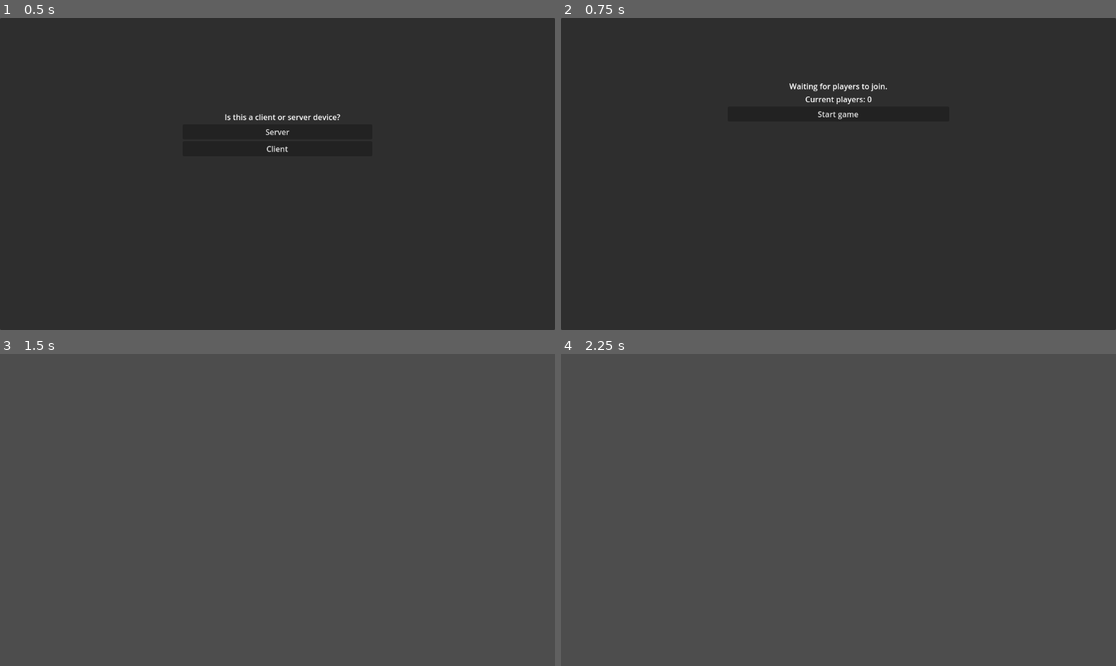
Above: before the commit, frames 1-4 (two rows, left to right).
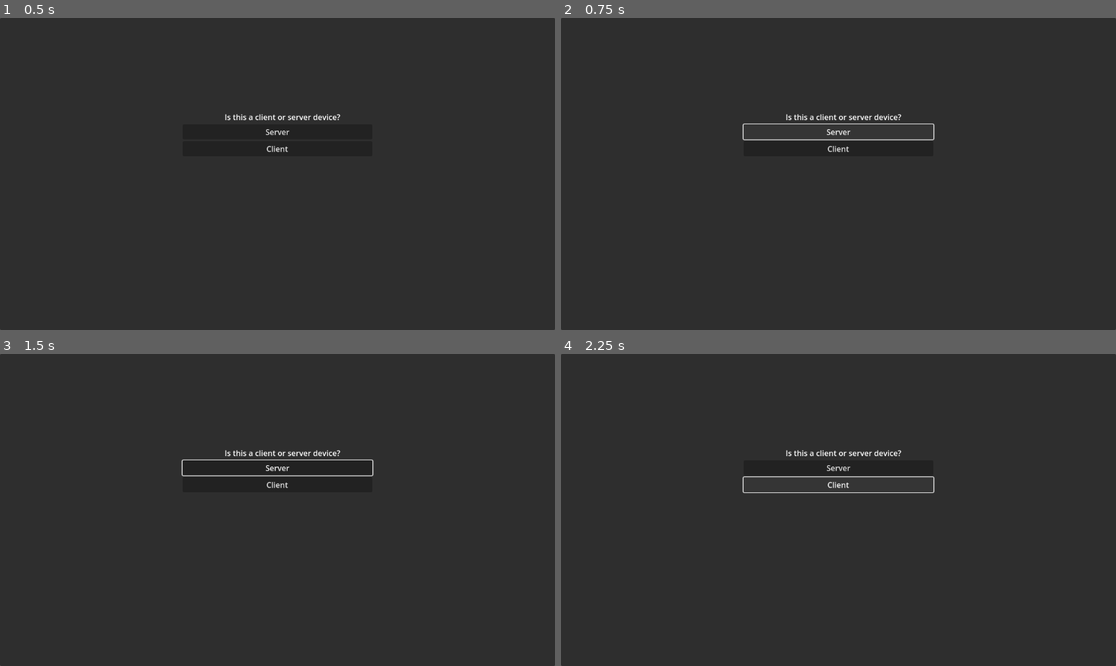
Above: after the commit, the same moments.

Repository: klewicki/GGJ2024Game
Game: Godot game, scene res://scenes/MainMenu.tscn
Same seed, same stepped clock (60 frames per second), same inputs: the game is played once before the commit and once after it.
Inputs (mouse positions are in pixels of both pictures, inside the frame that each line leads up to):
- Up to frame 1 (0.5 s): no input
- Up to frame 2 (0.75 s): click "Server" at 0.5 s
- Up to frame 3 (1.5 s): click (277, 450) at 1.25 s, where only the run before the commit has a clickable "Start game"
- Up to frame 4 (2.25 s): click (838, 485) at 2 s, where only the run after the commit has a clickable "Client"

Frame 1 is identical in both runs. In frame 2, 0.9% of the frame differs, in the area x 32-68%, y 20-43%; in frame 3, 100%, in the area x 0-100%, y 0-100%; in frame 4, 98%.
Error after the commit: Parse Error: Class "ServerClientSelector" hides a global script class. (res://Scripts/ServerClientSelector.gd:1)

Commit message:
Added class_name to scripts, made the server hold a ref to the server panel controller, made the ServerClientSelector fill out that reference, implemented displaying the number of connected players in the ServerPanel

Diff:
--- a/GodotProject/scripts/Client.gd
+++ b/GodotProject/scripts/Client.gd
@@ -1 +1,2 @@
+class_name Client
 extends Node
--- a/GodotProject/scripts/Server.gd
+++ b/GodotProject/scripts/Server.gd
@@ -1,16 +1,25 @@
+class_name Server
 extends Node
+
+var PanelController : ServerPanelController;
 
 const PORT : int =  50000;
 const MAX_CLIENTS : int = 5;
 var Peer : ENetMultiplayerPeer
+var PlayerCount : int = 0;
 
 func _ready():
 	print("starting up server on port " + str(PORT));
 	Peer = ENetMultiplayerPeer.new();
 	var error = Peer.create_server(PORT, MAX_CLIENTS)
+	if(error):
+		print("Error creating server");
 	multiplayer.multiplayer_peer = Peer;
 	multiplayer.peer_connected.connect(OnPlayerConnected)
 
 func OnPlayerConnected(playerId : int):
 		print("player with id " + str(playerId) + " connected!");
+		PlayerCount += 1;
+		if(PanelController != null):
+			PanelController.UpdatePlayerCount(PlayerCount);
 		#TODO: implement logic
--- a/GodotProject/scripts/ServerClientSelector.gd
+++ b/GodotProject/scripts/ServerClientSelector.gd
@@ -1,3 +1,4 @@
+class_name ServerClientSelector
 extends Node
 
 @export
@@ -11,7 +12,10 @@
 
 func ServerButtonClicked():
 	print("server button clicked!");
-	get_tree().root.add_child(ServerPrefab.instantiate());
+	var serverInstance = ServerPrefab.instantiate();
+	get_tree().root.add_child(serverInstance);
+	var server = serverInstance as Server;
+	server.PanelController = ServerPanel.get_script() as ServerPanelController
 	ServerPanel.set_process(true);
 	ServerPanel.show();
 
--- a/GodotProject/scripts/ServerPanelController.gd
+++ b/GodotProject/scripts/ServerPanelController.gd
@@ -1,12 +1,19 @@
+class_name ServerPanelController
 extends Node
 
 @export
 var GameplayScene : PackedScene
 @export
 var ServerPanel : Panel
+@export
+var PlayerCountLabel : Label
 
 func StartGameClicked():
 	print("Start game button clicked!");
 	get_tree().root.add_child(GameplayScene.instantiate());
 	ServerPanel.hide();
 	return;
+
+func UpdatePlayerCount(newCount : int):
+	print("Player count updated to " + str(newCount));
+	PlayerCountLabel.text = str(newCount);
